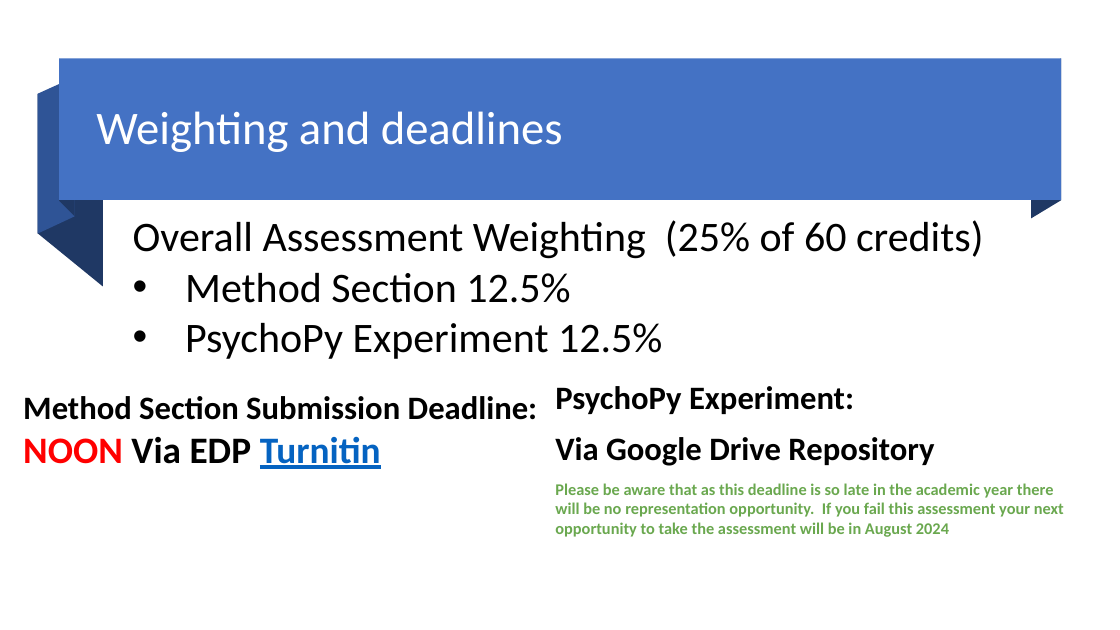
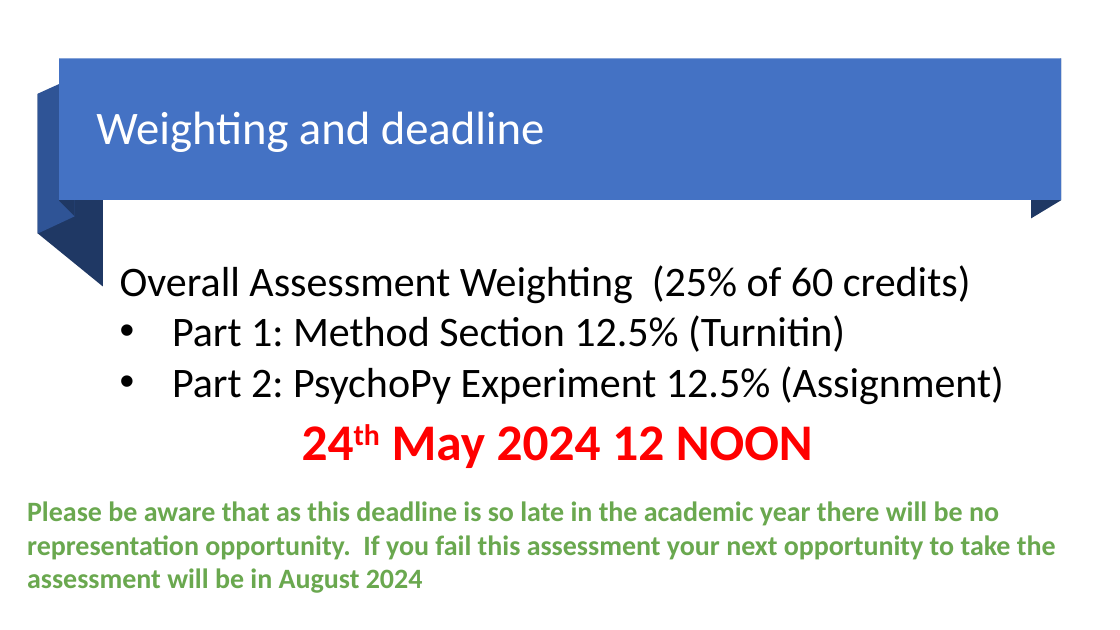
Before and after one commit to GlenPennington/EDP, a slide deck: slide 6 of ppts/003_Assessment.pptx. Drawn at 1120x630 pixels with LibreOffice and Linux fonts; fonts in the diff are those of the drawing. Boxes give left, top, right and bottom in pixels: in the first picture for what was removed or moved away, otherwise in the second. Text is boxed around its words. In the diff, an @@ line names an element or a change of style, - is before the commit and + after.

```diff
--- a/ppts/003_Assessment.pptx
+++ b/ppts/003_Assessment.pptx
@@ title at (96,111,544,152): text changed @@
-Weighting and deadlines
+Weighting and deadline
@@ text "Overall Assessment Weighting (25% of ...": place and size @@
-text "Overall Assessment Weighting (25% of ..." at (133,220,984,359)
+text "Overall Assessment Weighting (25% of ..." at (120,265,1004,405)
@@ text at (172,315,1004,405): text changed @@
-• Method Section 12.5%
-• PsychoPy Experiment 12.5%
+• Part 1: Method Section 12.5% (Turnitin)
+• Part 2: PsychoPy Experiment 12.5% (Assignment)
@@ text at (555,386,934,466): paragraphs removed @@
-PsychoPy Experiment:
-Via Google Drive Repository
@@ text removed at (23,396,538,469) @@
-Method Section Submission Deadline:
-NOON Via EDP Turnitin
@@ text added at (392,426,813,468), 44 pt, text #FF0000, bold @@
+24th May 2024 12 NOON
@@ text "Please be aware that as ...": place and size @@
-text "Please be aware that as ..." at (555,386,1064,537)
+text "Please be aware that as ..." at (27,501,1056,593)
@@ text "Please be aware that as ..." at (27,501,1056,593): size 14 to 24 pt @@
```
Also in this commit, not shown: 2 other slides changed.
